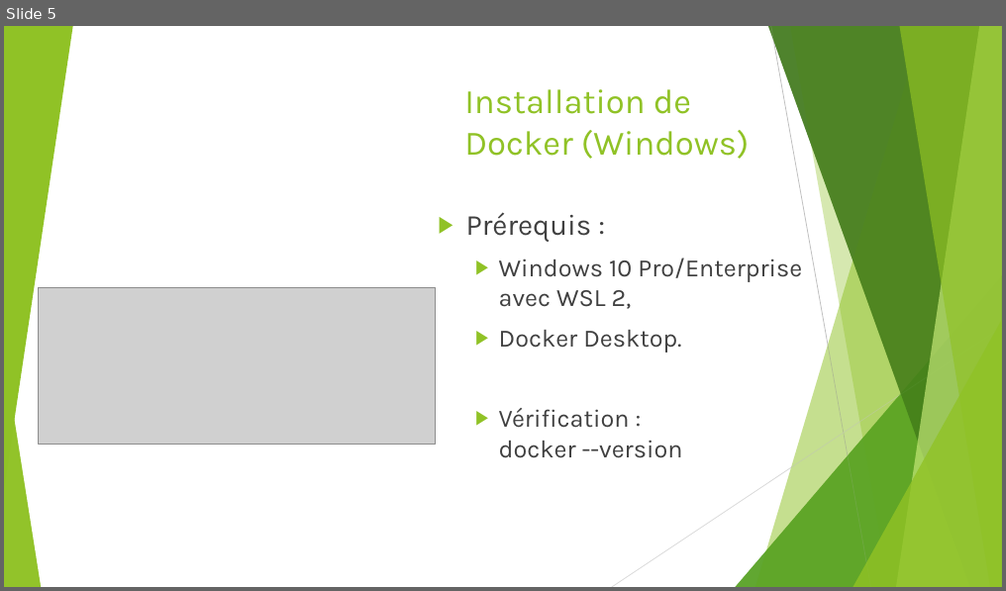
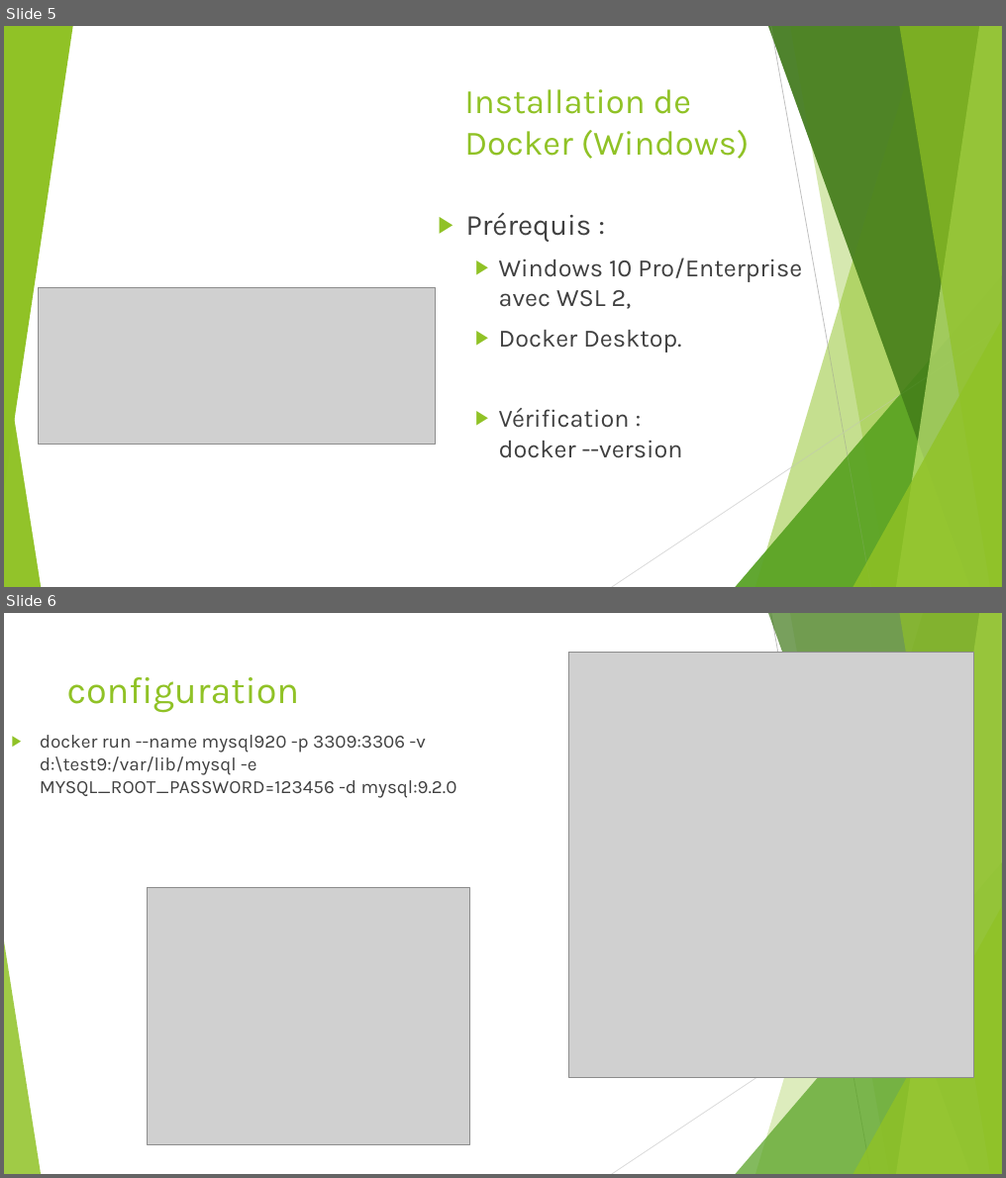
Before and after one commit to ousrah/Dev201_25, a slide deck: 2 - Approche agile/1 - Cours/5 - Docker/Introduction à Docker.pptx. Shown one above the other, each under a label of ours: slide 5 before the commit, slides 5 and 6 after it. The pictures are 1006x591 and 1006x1178 pixels, drawn with LibreOffice and Linux fonts; fonts in the diff are those of the drawing; grey boxes stand for pictures. Boxes give left, top, right and bottom in pixels: in the first picture for what was removed or moved away, otherwise in the second. Text is boxed around its words. In the diff, an @@ line names an element or a change of style, - is before the commit and + after.

Commit message:
docker

```diff
--- a/2 - Approche agile/1 - Cours/5 - Docker/Introduction à Docker.pptx
+++ b/2 - Approche agile/1 - Cours/5 - Docker/Introduction à Docker.pptx
@@ slide 6 added at box(4, 613, 1002, 1174), background #FFFFFF; not listed: 8 template elements that a slide beside it also shows @@
@@ line added from (771, 613) to (871, 1174), #BFBFBF 0.75 pt @@
@@ picture added at box(569, 652, 974, 1077) @@
@@ title added at box(67, 677, 300, 713), 36 pt, text #90C226 @@
+configuration
@@ text added at box(40, 735, 457, 798), 18 pt, text #404040 @@
+▶ docker run --name mysql920 -p 3309:3306 -v d:\test9:/var/lib/mysql -e MYSQL_ROOT_PASSWORD=123456 -d mysql:9.2.0
@@ picture added at box(147, 888, 469, 1145) @@
@@ line added from (1002, 915) to (612, 1174), #D9D9D9 0.75 pt @@
```
Also in this commit, not shown: 3 other files.
